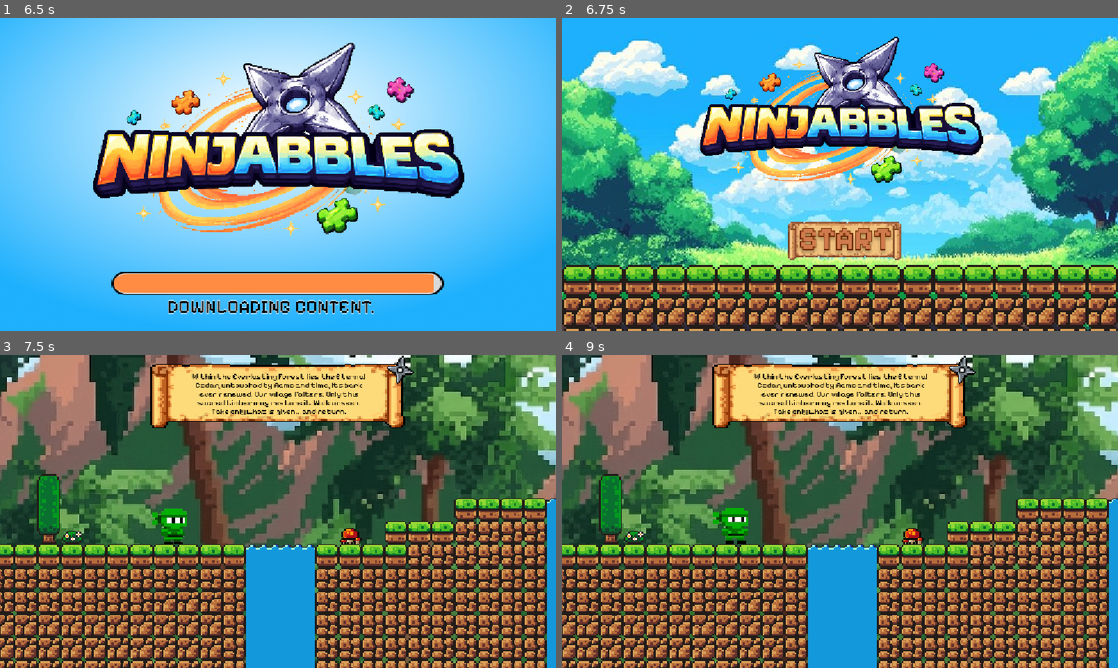
Above: before the commit, frames 1-4 (two rows, left to right).
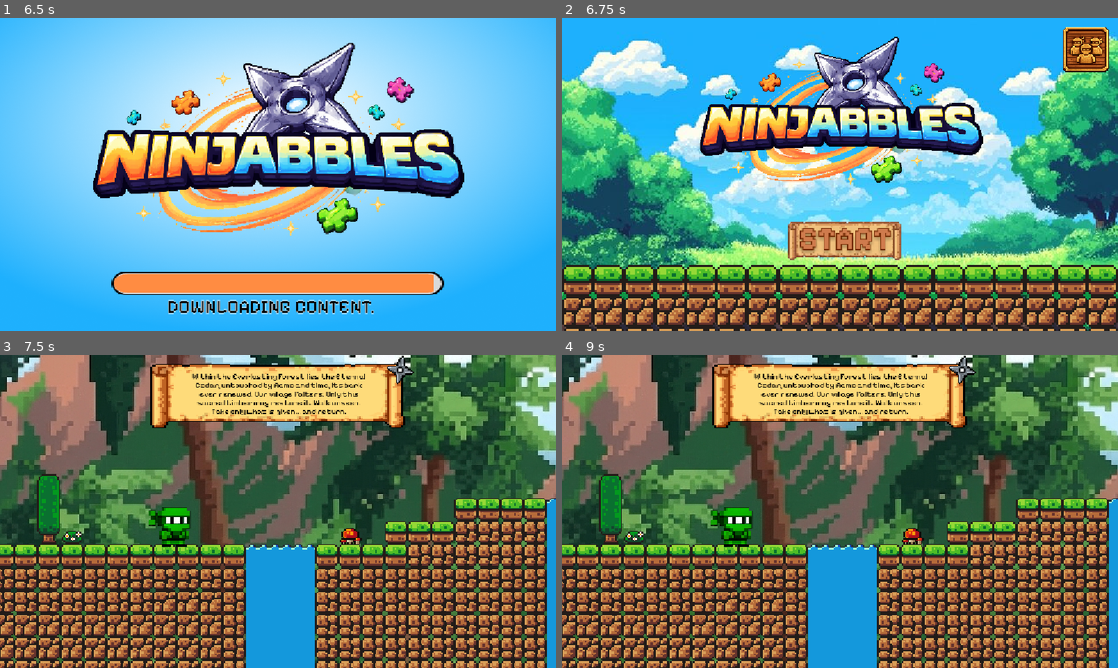
Above: after the commit, the same moments.

Repository: marckienriquez/ninjabbles-repo
Game: Godot game, scene res://scene/splash_screen.tscn
Same seed, same stepped clock (60 frames per second), same inputs: the game is played once before the commit and once after it.
Inputs (mouse positions are in pixels of both pictures, inside the frame that each line leads up to):
- Up to frame 1 (6.5 s): move the mouse to (400, 158) at 0.52 s; hold Right (ui_right) 0.53-1.25 s; click (400, 158) at 0.67 s; drag from (166, 190) to (250, 237) at 1.27 s; move the mouse to (333, 105) at 2.02 s; hold Left (ui_left) 2.03-2.75 s; drag from (250, 237) to (111, 127) at 2.77 s; move the mouse to (444, 221) at 3.52 s; hold Right (ui_right) 3.53-4.25 s; drag from (111, 127) to (194, 96) at 4.27 s; move the mouse to (305, 174) at 5.02 s; hold Right (ui_right) 5.03-5.75 s; click (305, 174) at 5.17 s; drag from (194, 96) to (166, 190) at 5.77 s
- Up to frame 2 (6.75 s): move the mouse to (962, 158) at 6.52 s; hold Left (ui_left) from 6.53 s (still down)
- Up to frame 3 (7.5 s): release Left (ui_left) at 7.25 s; click (283, 580) at 7.25 s
- Up to frame 4 (9 s): drag from (734, 524) to (812, 574) at 8.02 s; click "Run" at 8.75 s

Frame 1 is identical in both runs. In frame 2, 1.2% of the frame differs, in the area x 90-99%, y 2-18%; in frame 3, 0.5%; in frame 4, 0.5%.

Commit message:
splash and char select

Diff:
--- a/scene/character_select.gd
+++ b/scene/character_select.gd
@@ -8,6 +8,11 @@
 @onready var current_char: TextureButton = $Control/current_char
 @onready var prev_char: TextureButton = $Control/prev_char
 @onready var next_char: TextureButton = $Control/next_char
+
+@onready var move_right: TextureButton = $Control/move_right
+@onready var move_left: TextureButton = $Control/move_left
+@onready var back_button: TextureButton = $Control/Back
+@onready var play_button: TextureButton = $Control/Play
 
 var current_index := 0
 
@@ -51,6 +56,14 @@
 ]
 
 func _ready():
+	move_right.pressed.connect(_on_move_right_pressed)
+	move_left.pressed.connect(_on_move_left_pressed)
+	next_char.pressed.connect(_on_next_char_pressed)
+	prev_char.pressed.connect(_on_prev_char_pressed)
+	current_char.pressed.connect(_on_current_char_pressed)
+	back_button.pressed.connect(_on_back_pressed)
+	play_button.pressed.connect(_on_play_pressed)
+
 	update_character()
 
 func update_character():
@@ -61,7 +74,11 @@
 
 	char_name.text = selected["name"]
 	char_desc.text = selected["desc"]
-	in_use.text = "IN USE: " + selected["name"]
+
+	if GlobalData.selected_character == selected["name"]:
+		in_use.text = "SELECTED"
+	else:
+		in_use.text = ""
 
 	big_sprite.sprite_frames = selected["frames"]
 	big_sprite.play("idle")
@@ -94,13 +111,9 @@
 	pass
 
 func _on_back_pressed():
-	get_tree().change_scene_to_file("res://main.tscn")
+	get_tree().change_scene_to_file("res://scene/main_scrn/main_screen.tscn")
 
 func _on_play_pressed():
 	GlobalData.selected_character = characters[current_index]["name"]
-	get_tree().change_scene_to_file("res://main.tscn")
-
-
-# Called every frame. 'delta' is the elapsed time since the previous frame.
-func _process(delta: float) -> void:
-	pass
+	update_character()
+	get_tree().change_scene_to_file("res://scene/main_scrn/main_screen.tscn")
--- a/scene/character_select.tscn
+++ b/scene/character_select.tscn
@@ -16,74 +16,92 @@
 [node name="CharacterSelect" type="Node2D" unique_id=63979989]
 script = ExtResource("1_0q86x")
 
-[node name="Background" type="TextureRect" parent="." unique_id=2003917849]
-offset_right = 1151.0
-offset_bottom = 638.0
-texture = ExtResource("2_oo4xk")
-
 [node name="Control" type="Control" parent="." unique_id=118433756]
+clip_contents = true
 layout_mode = 3
 anchors_preset = 15
 anchor_right = 1.0
 anchor_bottom = 1.0
-grow_horizontal = 2
-grow_vertical = 2
+offset_right = 1152.0
+offset_bottom = 648.0
+grow_horizontal = 2
+grow_vertical = 2
+
+[node name="Background" type="TextureRect" parent="Control" unique_id=2003917849]
+layout_mode = 1
+anchors_preset = 15
+anchor_right = 1.0
+anchor_bottom = 1.0
+grow_horizontal = 2
+grow_vertical = 2
+texture = ExtResource("2_oo4xk")
 
 [node name="Selection_bar" type="TextureRect" parent="Control" unique_id=324703992]
-layout_mode = 0
-offset_top = 280.0
-offset_right = 643.0
-offset_bottom = 360.0
+layout_mode = 1
+anchors_preset = 15
+anchor_right = 1.0
+anchor_bottom = 1.0
+offset_top = 500.0
+offset_bottom = 2.0
+grow_horizontal = 2
+grow_vertical = 2
 texture = ExtResource("3_5m43v")
 
 [node name="Back" type="TextureButton" parent="Control" unique_id=1981358304]
 layout_mode = 0
-offset_left = 1.0
-offset_top = 12.0
-offset_right = 743.0
-offset_bottom = 368.0
-scale = Vector2(0.15, 0.15)
+offset_left = 6.0
+offset_top = 32.999996
+offset_right = 748.0
+offset_bottom = 389.0
+scale = Vector2(0.2, 0.2)
 texture_normal = ExtResource("4_lkekb")
 
 [node name="Play" type="TextureButton" parent="Control" unique_id=160264536]
 layout_mode = 0
-offset_left = 461.0
-offset_top = 172.0
-offset_right = 1203.0
-offset_bottom = 667.0
+offset_left = 965.0
+offset_top = 370.0
+offset_right = 1707.0
+offset_bottom = 865.0
 scale = Vector2(0.25, 0.25)
 texture_normal = ExtResource("5_i3lkr")
 
 [node name="AnimatedSprite2D" type="AnimatedSprite2D" parent="Control" unique_id=1316913517]
-position = Vector2(302, 170)
-scale = Vector2(0.6783333, 0.6783333)
+position = Vector2(683, 298.00003)
+scale = Vector2(1.2424998, 1.2424998)
 sprite_frames = ExtResource("6_d4oux")
 
 [node name="move_right" type="TextureButton" parent="Control" unique_id=494554928]
-layout_mode = 0
-offset_left = 480.0
-offset_top = 301.0
-offset_right = 1348.0
-offset_bottom = 1091.0
-scale = Vector2(0.04, 0.04)
+layout_mode = 1
+anchors_preset = 3
+anchor_left = 1.0
+anchor_top = 1.0
+anchor_right = 1.0
+anchor_bottom = 1.0
+offset_left = -252.0
+offset_top = -118.0
+offset_right = 616.0
+offset_bottom = 672.0
+grow_horizontal = 0
+grow_vertical = 0
+scale = Vector2(0.1, 0.1)
 texture_normal = ExtResource("7_f43ms")
 
 [node name="move_left" type="TextureButton" parent="Control" unique_id=32483952]
-layout_mode = 0
-offset_left = 120.0
-offset_top = 302.0
-offset_right = 988.0
-offset_bottom = 1092.0
-scale = Vector2(0.04, 0.04)
+layout_mode = 1
+offset_left = 200.0
+offset_top = 535.0
+offset_right = 1068.0
+offset_bottom = 1325.0
+scale = Vector2(0.1, 0.1)
 texture_normal = ExtResource("7_f43ms")
 flip_h = true
 
 [node name="desc_bg" type="TextureRect" parent="Control" unique_id=303915952]
 layout_mode = 0
-offset_left = 10.000001
-offset_top = 111.0
-offset_right = 266.0
-offset_bottom = 273.0
+offset_left = 18.000002
+offset_top = 145.0
+offset_right = 620.8571
+offset_bottom = 602.1428
 scale = Vector2(0.7, 0.7)
 texture = ExtResource("8_sq00v")
 
@@ -92,15 +110,16 @@
 anchors_preset = 5
 anchor_left = 0.5
 anchor_right = 0.5
-offset_left = -152.5
-offset_right = 152.5
-offset_bottom = 49.0
+offset_left = -305.0
+offset_top = 22.0
+offset_right = 305.0
+offset_bottom = 119.0
 grow_horizontal = 2
 theme_override_colors/font_color = Color(1, 0.45000005, 0, 1)
 theme_override_colors/font_outline_color = Color(0.95, 0.95, 0.95, 1)
-theme_override_constants/outline_size = 5
+theme_override_constants/outline_size = 15
 theme_override_fonts/font = ExtResource("9_xc1ki")
-theme_override_font_sizes/font_size = 40
+theme_override_font_sizes/font_size = 80
 text = "CHAR NAME HERE"
 horizontal_alignment = 1
 
@@ -110,25 +129,32 @@
 anchors_preset = 4
 anchor_top = 0.5
 anchor_bottom = 0.5
-offset_left = 30.0
-offset_top = -53.0
-offset_right = 172.0
-offset_bottom = 32.0
+offset_left = 64.0
+offset_top = -131.0
+offset_right = 395.0
+offset_bottom = 114.0
 grow_vertical = 2
 theme_override_colors/font_color = Color(0, 0, 0, 1)
 theme_override_colors/font_outline_color = Color(0.95, 0.95, 0.95, 1)
 theme_override_fonts/font = ExtResource("9_xc1ki")
-theme_override_font_sizes/font_size = 10
+theme_override_font_sizes/font_size = 20
 text = "CHAR NAME HERE"
 autowrap_mode = 2
 
 [node name="current_char" type="TextureButton" parent="Control" unique_id=1695413518]
 layout_mode = 1
-offset_left = 290.0
-offset_top = 290.0
-offset_right = 571.0
-offset_bottom = 590.0
-scale = Vector2(0.2, 0.2)
+anchors_preset = 7
+anchor_left = 0.5
+anchor_top = 1.0
+anchor_right = 0.5
+anchor_bottom = 1.0
+offset_left = -48.99994
+offset_top = -120.99994
+offset_right = 232.00006
+offset_bottom = 179.00006
+grow_horizontal = 2
+grow_vertical = 0
+scale = Vector2(0.35, 0.35)
 texture_normal = ExtResource("10_mtqm2")
 
 [node name="prev_char" type="TextureButton" parent="Control" unique_id=610103045]
@@ -138,13 +164,13 @@
 anchor_top = 1.0
 anchor_right = 0.5
 anchor_bottom = 1.0
-offset_left = -131.5
-offset_top = -58.0
-offset_right = 150.5
-offset_bottom = 242.0
-grow_horizontal = 2
-grow_vertical = 0
-scale = Vector2(0.1, 0.1)
+offset_left = -249.0
+offset_top = -121.0
+offset_right = 33.0
+offset_bottom = 179.0
+grow_horizontal = 2
+grow_vertical = 0
+scale = Vector2(0.25, 0.25)
 texture_normal = ExtResource("11_837ch")
 
 [node name="next_char" type="TextureButton" parent="Control" unique_id=2141360673]
@@ -154,16 +180,17 @@
 anchor_top = 1.0
 anchor_right = 0.5
 anchor_bottom = 1.0
-offset_left = 88.5
-offset_top = -58.0
-offset_right = 373.5
-offset_bottom = 242.0
-grow_horizontal = 2
-grow_vertical = 0
-scale = Vector2(0.1, 0.1)
+offset_left = 184.0
+offset_top = -121.0
+offset_right = 469.0
+offset_bottom = 179.0
+grow_horizontal = 2
+grow_vertical = 0
+scale = Vector2(0.25, 0.25)
 texture_normal = ExtResource("12_pr6dy")
 
 [node name="in_use" type="Label" parent="Control" unique_id=1593380496]
+visible = false
 layout_mode = 1
 anchors_preset = 5
 anchor_left = 0.5
--- a/scene/main_scrn/main_screen.tscn
+++ b/scene/main_scrn/main_screen.tscn
@@ -6,6 +6,7 @@
 [ext_resource type="Texture2D" uid="uid://dgpk3vlc38gju" path="res://asset/others/8-bit-scroll-medieval-parchment-vector-52841144-removebg-preview 2.png" id="4_y7tem"]
 [ext_resource type="Texture2D" uid="uid://besudc40o6s3u" path="res://asset/others/game_logo.png" id="5_pvfca"]
 [ext_resource type="Texture2D" uid="uid://cfiobas82cw0v" path="res://asset/others/start_btn.png" id="6_pvfca"]
+[ext_resource type="Texture2D" uid="uid://bpakl2qpvuf3y" path="res://asset/others/char_menu.png" id="7_d0jji"]
 
 [sub_resource type="TileSetAtlasSource" id="TileSetAtlasSource_fh1u8"]
 texture = ExtResource("2_h88a4")
@@ -214,4 +215,17 @@
 ignore_texture_size = true
 stretch_mode = 5
 
+[node name="TextureButton2" type="TextureButton" parent="." unique_id=302664947]
+layout_mode = 1
+anchors_preset = 1
+anchor_left = 1.0
+anchor_right = 1.0
+offset_left = -118.0
+offset_top = 12.999999
+offset_right = 906.0
+offset_bottom = 1037.0
+grow_horizontal = 0
+scale = Vector2(0.1, 0.1)
+texture_normal = ExtResource("7_d0jji")
+
 [connection signal="pressed" from="TextureButton" to="." method="_on_texture_button_pressed"]
--- a/scripts/avatar_greenie.gd
+++ b/scripts/avatar_greenie.gd
@@ -1,4 +1,15 @@
 extends CharacterBody2D
+
+var character_frames = {
+	"MIDORI": preload("res://asset/sprites/midori_idle.tres"),
+	"AO": preload("res://asset/sprites/ao_idle.tres"),
+	"HANA": preload("res://asset/sprites/hana_idle.tres"),
+	"MURASAKI": preload("res://asset/sprites/murasaki_idle.tres"),
+	"FURUI": preload("res://asset/sprites/furui_idle.tres"),
+	"WAKAI": preload("res://asset/sprites/wakai_idle.tres")
+}
+
+
 
 var right: bool = true:
 	set(value):
@@ -19,6 +30,19 @@
 func _ready():
 	add_to_group("character")
 	last_safe_position = global_position
+	apply_selected_character()
+
+func apply_selected_character():
+	var selected_name = GlobalData.selected_character
+
+	if character_frames.has(selected_name):
+		$AnimatedSprite2D.sprite_frames = character_frames[selected_name]
+		$AnimatedSprite2D.play("idle")
+	else:
+		$AnimatedSprite2D.sprite_frames = character_frames["MIDORI"]
+		$AnimatedSprite2D.play("idle")
+
+	$AnimatedSprite2D.scale = Vector2(0.16, 0.16)
 
 func run_commands(commands: Array[String]):
 	for command in commands:
--- a/scripts/main_screen.gd
+++ b/scripts/main_screen.gd
@@ -1,14 +1,14 @@
 extends Control
 
+@onready var btn_easy = $TextureButton
+@onready var btn_character = $TextureButton2
 
-# Called when the node enters the scene tree for the first time.
 func _ready() -> void:
-	pass # Replace with function body.
+	btn_easy.pressed.connect(_on_easy_pressed)
+	btn_character.pressed.connect(_on_character_pressed)
 
+func _on_easy_pressed() -> void:
+	get_tree().change_scene_to_file("res://scene/easy_screen.tscn")
 
-# Called every frame. 'delta' is the elapsed time since the previous frame.
-func _process(delta: float) -> void:
-	pass
-
-func _on_texture_button_pressed() -> void:
-	get_tree().change_scene_to_file("res://scene/easy_screen.tscn")
+func _on_character_pressed() -> void:
+	get_tree().change_scene_to_file("res://scene/character_select.tscn")
Binary file added: asset/others/char_menu.png
Not shown, added: asset/others/char_menu.png.import
